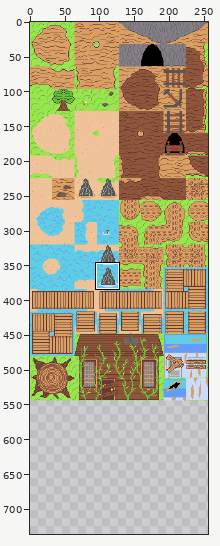
File history of a sprite sheet, assets/tileset.png. Above, an overview of the earlier version with the close-up marked.
Close-up. Old version:
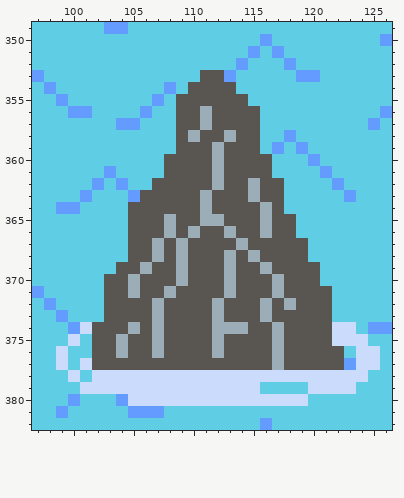
The file is 256x544 pixels. Shown: x 97..126, y 349..382. The old version is drawn lined up with the new one, on the new canvas. The commit also changed other parts of the picture, which this record leaves out.
Now the later version:
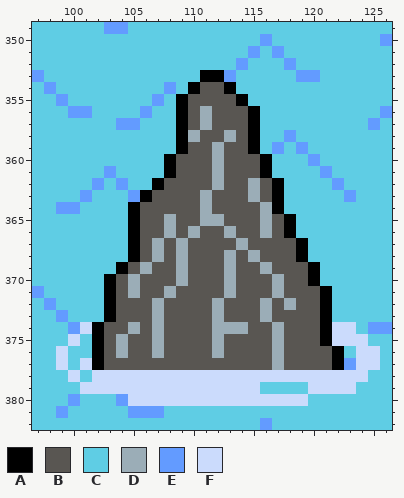
Palette (. is transparent): A #000000  B #595652  C #5fcde4  D #9badb7  E #639bff  F #cbdbfc
Difference:
canvas 256x544 -> 256x736
Changed rows in their new state; - is an unchanged pixel.
first column x 102:
353 ---------AA----------
354 --------A--A---------
355 -------A----A--------
356 -------A-----A-------
357 -------A-----A-------
358 -------A-----A-------
359 -------A-----A-------
360 ------A-------A------
361 ------A-------A------
362 -----A---------A-----
363 ----A----------A-----
364 ---A-----------A-----
365 ---A------------A----
366 ---A------------A----
367 ---A-------------A---
368 ---A-------------A---
369 --A---------------A--
370 -A----------------A--
371 -A-----------------A-
372 -A-----------------A-
373 -A-----------------A-
374 A------------------A-
375 A------------------A-
376 A-------------------A
377 A-------------------A
Where, in picture pixels (left, top, right, bottom), the same in both close-ups:
changed: (92, 70, 344, 370)
